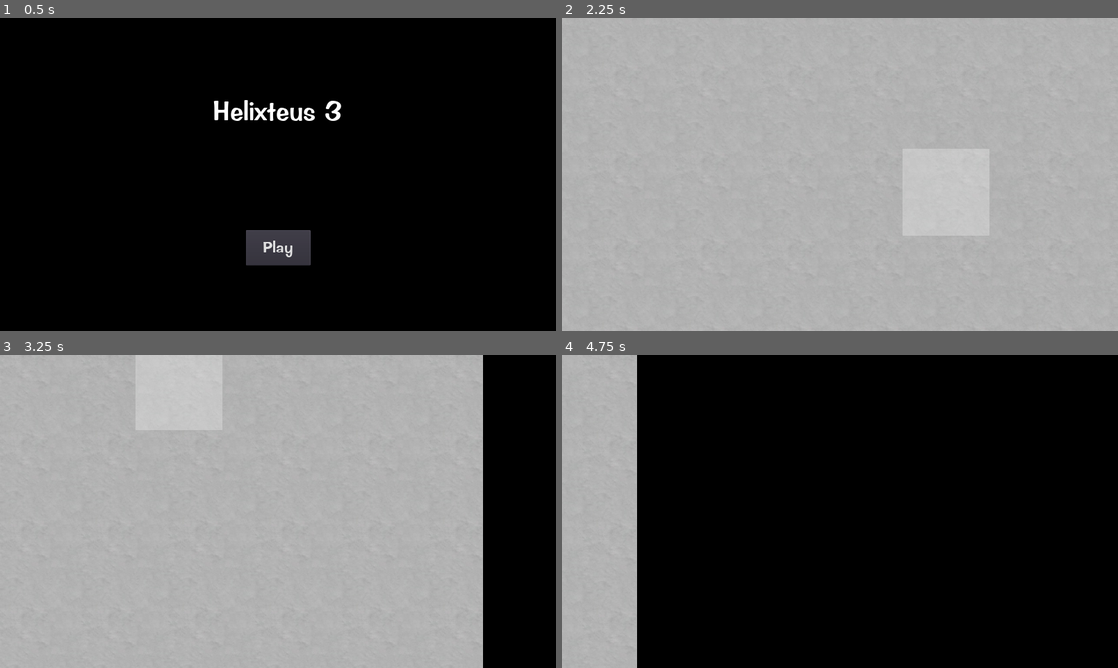
Above: before the commit, frames 1-4 (two rows, left to right).
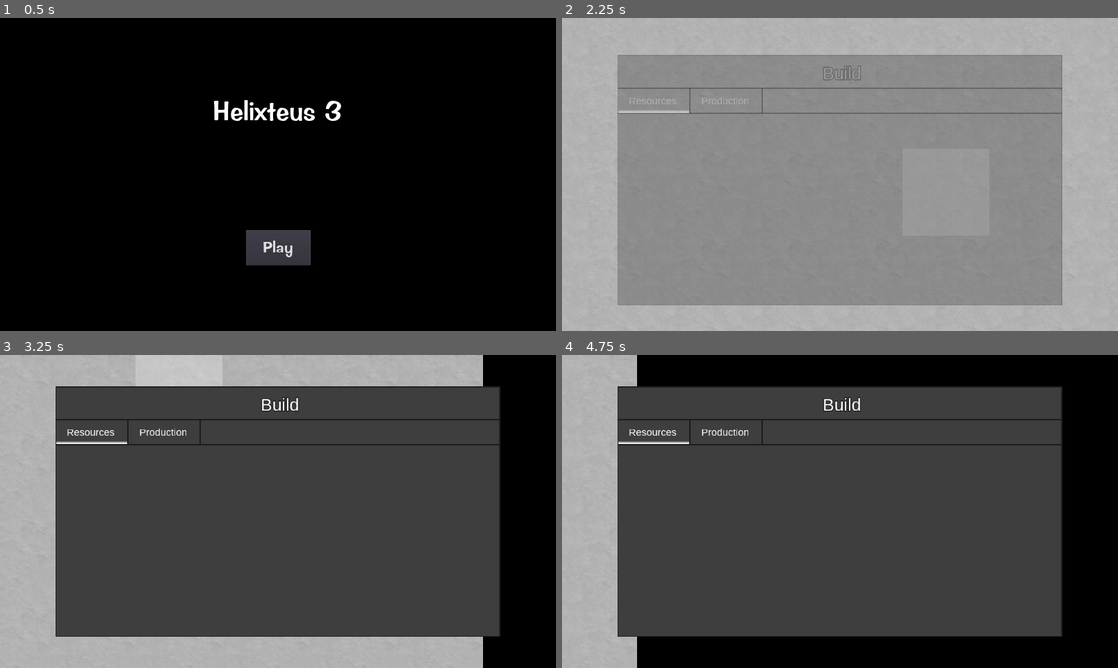
Above: after the commit, the same moments.

Repository: Apple0726/helixteus-3
Game: Godot game, scene res://Scenes/Game.tscn
The game is run twice, just before and just after one commit, with the same random seed, the same clock (stepped at 60 frames per second) and the same inputs.
Inputs (mouse positions are in pixels of both pictures, inside the frame that each line leads up to):
- Up to frame 1 (0.5 s): no input
- Up to frame 2 (2.25 s): click "Play" at 0.5 s; click (650, 105) at 1.27 s; tap Enter at 2 s; move the mouse to (962, 158) at 2.02 s; hold D (ui_right) from 2.03 s (still down); tap C (construct, bound only after the commit) at 2.1 s; click (962, 158) at 2.17 s
- Up to frame 3 (3.25 s): right-click (400, 495) at 2.3 s; move the mouse to (166, 527) at 2.77 s; release D (ui_right) at 2.78 s; hold S (ui_down) from 2.78 s (still down); right-click (166, 527) at 2.85 s; click (166, 527) at 2.92 s; tap C (construct, bound only after the commit) at 3.05 s
- Up to frame 4 (4.75 s): move the mouse to (895, 442) at 3.52 s; release S (ui_down) at 3.53 s; hold D (ui_right) 3.53-4.28 s; tap Mouse wheel down (scroll_down) at 3.6 s; click (895, 442) at 3.67 s; right-click (895, 442) at 3.8 s; move the mouse to (812, 574) at 4.27 s; hold W (ui_up) from 4.28 s (still down); tap Mouse wheel up (scroll_up) at 4.35 s; click (812, 574) at 4.42 s; tap C (construct, bound only after the commit) at 4.55 s

Frame 1 is identical in both runs. In frame 2, 64% of the frame differs, in the area x 10-90%, y 11-92%; in frame 3, 64%; in frame 4, 64%, in the area x 10-90%, y 10-90%.

Commit message:
Various changes

Diff:
--- /dev/null
+++ b/Scenes/Button.gd
@@ -0,0 +1,43 @@
+extends Control
+
+signal button_pressed
+export var strength = 0.1
+export var fade_duration = 0.1
+
+#export var btn_text = ""
+
+# Declare member variables here. Examples:
+# var a = 2
+# var b = "text"
+
+
+# Called when the node enters the scene tree for the first time.
+#func _ready():
+#	var font = $Label.get_font("font")
+#	#print(font.get_string_size($Label.text))
+#	$Label.text = btn_text
+#	$Label.rect_size.x = font.get_string_size($Label.text).x + 5
+#	$Label.rect_position.x = -$Label.rect_size.x / 2.0
+	#$TextureButton.rect_scale =
+
+func _ready():
+	var fade_in = Animation.new()
+	var anim_index = fade_in.add_track(Animation.TYPE_VALUE)
+	fade_in.track_set_path(anim_index, "ColorRect:color")
+	fade_in.track_insert_key(anim_index, 0, Color(1, 1, 1, 0))
+	fade_in.track_insert_key(anim_index, fade_duration, Color(1, 1, 1, strength))
+	fade_in.length = fade_duration
+	$AnimationPlayer.add_animation("FadeIn", fade_in)
+
+func _on_TextureButton_mouse_entered():
+	$AnimationPlayer.play("FadeIn")
+	pass # Replace with function body.
+
+
+func _on_TextureButton_mouse_exited():
+	$AnimationPlayer.play_backwards("FadeIn")
+	pass # Replace with function body.
+
+
+func _on_TextureButton_pressed():
+	emit_signal("button_pressed")
--- /dev/null
+++ b/Scenes/Button.tscn
@@ -0,0 +1,53 @@
+[gd_scene load_steps=3 format=2]
+
+[ext_resource path="res://Scenes/Button.gd" type="Script" id=2]
+
+[sub_resource type="Animation" id=1]
+resource_name = "TileFadeIn"
+length = 0.1
+step = 0.05
+
+[node name="Button" type="Control"]
+script = ExtResource( 2 )
+__meta__ = {
+"_edit_use_anchors_": false
+}
+
+[node name="ColorRect" type="ColorRect" parent="."]
+margin_left = -20.0
+margin_top = -20.0
+margin_right = 20.0
+margin_bottom = 20.0
+rect_pivot_offset = Vector2( 20, 20 )
+color = Color( 1, 1, 1, 0 )
+__meta__ = {
+"_edit_use_anchors_": false
+}
+
+[node name="ColorRect2" type="ColorRect" parent="."]
+visible = false
+margin_left = -20.0
+margin_top = -20.0
+margin_right = 20.0
+margin_bottom = 20.0
+rect_pivot_offset = Vector2( 20, 20 )
+color = Color( 1, 1, 1, 0.360784 )
+__meta__ = {
+"_edit_use_anchors_": false
+}
+
+[node name="TextureButton" type="TextureButton" parent="."]
+margin_left = -20.0
+margin_top = -20.0
+margin_right = 20.0
+margin_bottom = 20.0
+rect_pivot_offset = Vector2( 20, 20 )
+__meta__ = {
+"_edit_use_anchors_": false
+}
+
+[node name="AnimationPlayer" type="AnimationPlayer" parent="."]
+anims/TileFadeIn = SubResource( 1 )
+[connection signal="mouse_entered" from="TextureButton" to="." method="_on_TextureButton_mouse_entered"]
+[connection signal="mouse_exited" from="TextureButton" to="." method="_on_TextureButton_mouse_exited"]
+[connection signal="pressed" from="TextureButton" to="." method="_on_TextureButton_pressed"]
--- /dev/null
+++ b/Scenes/ConstructPanel.gd
@@ -0,0 +1,36 @@
+extends Control
+signal panel_ready
+
+var mouse_in_panel = true
+var tab = "Resources"
+
+func _input(event):
+	if mouse_in_panel and event is InputEventMouseButton and event.is_action_released("right_click"):
+		remove_panel()
+
+func remove_panel():
+	if get_node("../construct_panel") != null:
+		print("remove")
+		self.get_parent().remove_construct_panel()
+
+func _on_Background_mouse_entered():
+	mouse_in_panel = true
+
+
+func _on_Background_mouse_exited():
+	mouse_in_panel = false
+
+
+func _on_ResourcesButton_button_pressed():
+	tab = "Resources"
+	reset_lights()
+
+
+func _on_ProductionButton_button_pressed():
+	tab = "Production"
+	reset_lights()
+
+func reset_lights():
+	for light in $Lights.get_children():
+		light.visible = false
+	$Lights.get_node(tab + "Light").visible = true
--- /dev/null
+++ b/Scenes/ConstructPanel.tscn
@@ -0,0 +1,227 @@
+[gd_scene load_steps=12 format=2]
+
+[ext_resource path="res://Arimo-Regular.ttf" type="DynamicFontData" id=1]
+[ext_resource path="res://Scenes/Button.tscn" type="PackedScene" id=2]
+[ext_resource path="res://Scenes/ConstructPanel.gd" type="Script" id=3]
+
+[sub_resource type="DynamicFont" id=2]
+size = 30
+use_filter = true
+font_data = ExtResource( 1 )
+
+[sub_resource type="Theme" id=3]
+default_font = SubResource( 2 )
+
+[sub_resource type="StyleBoxFlat" id=4]
+bg_color = Color( 0.247059, 0.247059, 0.247059, 1 )
+border_width_left = 3
+border_width_top = 3
+border_width_right = 3
+border_width_bottom = 3
+border_color = Color( 0.137255, 0.137255, 0.137255, 1 )
+
+[sub_resource type="DynamicFont" id=1]
+size = 50
+outline_size = 3
+outline_color = Color( 0.160784, 0.160784, 0.160784, 1 )
+use_filter = true
+font_data = ExtResource( 1 )
+
+[sub_resource type="CanvasItemMaterial" id=5]
+blend_mode = 1
+
+[sub_resource type="Gradient" id=6]
+
+[sub_resource type="GradientTexture" id=7]
+gradient = SubResource( 6 )
+width = 100
+
+[sub_resource type="Animation" id=8]
+resource_name = "FadeIn"
+length = 0.1
+step = 0.05
+tracks/0/type = "value"
+tracks/0/path = NodePath(".:modulate")
+tracks/0/interp = 1
+tracks/0/loop_wrap = true
+tracks/0/imported = false
+tracks/0/enabled = true
+tracks/0/keys = {
+"times": PoolRealArray( 0, 0.1 ),
+"transitions": PoolRealArray( 1, 1 ),
+"update": 0,
+"values": [ Color( 1, 1, 1, 0 ), Color( 1, 1, 1, 1 ) ]
+}
+tracks/1/type = "value"
+tracks/1/path = NodePath(".:rect_position")
+tracks/1/interp = 1
+tracks/1/loop_wrap = true
+tracks/1/imported = false
+tracks/1/enabled = true
+tracks/1/keys = {
+"times": PoolRealArray( 0, 0.1 ),
+"transitions": PoolRealArray( 1, 1 ),
+"update": 0,
+"values": [ Vector2( 0, 20 ), Vector2( 0, 0 ) ]
+}
+
+[node name="ConstructPanel" type="Control"]
+modulate = Color( 1, 1, 1, 0 )
+margin_top = 20.0
+margin_right = 1280.0
+margin_bottom = 740.0
+rect_pivot_offset = Vector2( 640, 360 )
+mouse_filter = 2
+theme = SubResource( 3 )
+script = ExtResource( 3 )
+__meta__ = {
+"_edit_use_anchors_": false
+}
+
+[node name="Background" type="Panel" parent="."]
+margin_right = 1280.0
+margin_bottom = 720.0
+custom_styles/panel = SubResource( 4 )
+__meta__ = {
+"_edit_use_anchors_": false
+}
+
+[node name="TitleText" type="Label" parent="."]
+margin_left = 589.603
+margin_top = 24.0
+margin_right = 700.603
+margin_bottom = 87.0002
+custom_fonts/font = SubResource( 1 )
+custom_colors/font_color = Color( 1, 1, 1, 1 )
+text = "Build"
+__meta__ = {
+"_edit_use_anchors_": false
+}
+
+[node name="Buttons" type="Control" parent="."]
+margin_right = 40.0
+margin_bottom = 40.0
+__meta__ = {
+"_edit_use_anchors_": false
+}
+
+[node name="ResourcesButton" parent="Buttons" instance=ExtResource( 2 )]
+margin_left = 104.224
+margin_top = 132.065
+margin_right = 104.224
+margin_bottom = 132.065
+rect_scale = Vector2( 5.1, 1.72 )
+strength = 0.05
+fade_duration = 0.05
+
+[node name="ProductionButton" parent="Buttons" instance=ExtResource( 2 )]
+margin_left = 311.862
+margin_top = 132.065
+margin_right = 311.862
+margin_bottom = 132.065
+rect_scale = Vector2( 5.115, 1.72 )
+strength = 0.05
+fade_duration = 0.05
+
+[node name="Texts" type="Control" parent="."]
+margin_right = 40.0
+margin_bottom = 40.0
+__meta__ = {
+"_edit_use_anchors_": false
+}
+
+[node name="ResourcesText" type="Label" parent="Texts"]
+margin_left = 32.0
+margin_top = 114.574
+margin_right = 177.0
+margin_bottom = 149.574
+text = "Resources"
+__meta__ = {
+"_edit_use_anchors_": false
+}
+
+[node name="ProductionText" type="Label" parent="Texts"]
+margin_left = 241.147
+margin_top = 114.574
+margin_right = 386.147
+margin_bottom = 149.574
+text = "Production"
+__meta__ = {
+"_edit_use_anchors_": false
+}
+
+[node name="Lights" type="Control" parent="."]
+margin_right = 40.0
+margin_bottom = 40.0
+__meta__ = {
+"_edit_use_anchors_": false
+}
+
+[node name="ResourcesLight" type="TextureRect" parent="Lights"]
+material = SubResource( 5 )
+margin_left = 53.7375
+margin_top = 141.831
+margin_right = 153.738
+margin_bottom = 181.831
+rect_rotation = 90.0
+rect_scale = Vector2( 0.1, 5.1 )
+rect_pivot_offset = Vector2( 50, 20 )
+texture = SubResource( 7 )
+stretch_mode = 1
+__meta__ = {
+"_edit_use_anchors_": false
+}
+
+[node name="ProductionLight" type="TextureRect" parent="Lights"]
+visible = false
+material = SubResource( 5 )
+margin_left = 262.204
+margin_top = 141.831
+margin_right = 362.204
+margin_bottom = 181.831
+rect_rotation = 90.0
+rect_scale = Vector2( 0.1, 5.168 )
+rect_pivot_offset = Vector2( 50, 20 )
+texture = SubResource( 7 )
+stretch_mode = 1
+__meta__ = {
+"_edit_use_anchors_": false
+}
+
+[node name="Lines" type="Control" parent="."]
+margin_right = 40.0
+margin_bottom = 40.0
+__meta__ = {
+"_edit_use_anchors_": false
+}
+
+[node name="Line2D" type="Line2D" parent="Lines"]
+position = Vector2( 104, 96 )
+points = PoolVector2Array( -104, 1.52588e-05, 1176, 1.52588e-05 )
+width = 3.0
+default_color = Color( 0.117647, 0.117647, 0.117647, 1 )
+
+[node name="Line2D2" type="Line2D" parent="Lines"]
+position = Vector2( 104, 168 )
+points = PoolVector2Array( -104, 0, 1176, 0 )
+width = 3.0
+default_color = Color( 0.117647, 0.117647, 0.117647, 1 )
+
+[node name="Line2D3" type="Line2D" parent="Lines"]
+position = Vector2( -64, -40 )
+points = PoolVector2Array( 272, 136, 272, 208 )
+width = 3.0
+default_color = Color( 0.117647, 0.117647, 0.117647, 1 )
+
+[node name="Line2D4" type="Line2D" parent="Lines"]
+position = Vector2( 144, -40 )
+points = PoolVector2Array( 272, 136, 272, 208 )
+width = 3.0
+default_color = Color( 0.117647, 0.117647, 0.117647, 1 )
+
+[node name="AnimationPlayer" type="AnimationPlayer" parent="."]
+anims/FadeIn = SubResource( 8 )
+[connection signal="mouse_entered" from="Background" to="." method="_on_Background_mouse_entered"]
+[connection signal="mouse_exited" from="Background" to="." method="_on_Background_mouse_exited"]
+[connection signal="button_pressed" from="Buttons/ResourcesButton" to="." method="_on_ResourcesButton_button_pressed"]
+[connection signal="button_pressed" from="Buttons/ProductionButton" to="." method="_on_ProductionButton_button_pressed"]
--- /dev/null
+++ b/Scenes/FadeAnimation.tscn
@@ -0,0 +1,21 @@
+[gd_scene load_steps=2 format=2]
+
+[sub_resource type="Animation" id=1]
+resource_name = "TileFadeIn"
+length = 0.1
+step = 0.05
+tracks/0/type = "value"
+tracks/0/path = NodePath("ColorRect:color")
+tracks/0/interp = 1
+tracks/0/loop_wrap = true
+tracks/0/imported = false
+tracks/0/enabled = true
+tracks/0/keys = {
+"times": PoolRealArray( 0, 0.1 ),
+"transitions": PoolRealArray( 1, 1 ),
+"update": 0,
+"values": [ Color( 1, 1, 1, 0 ), Color( 1, 1, 1, 0.258824 ) ]
+}
+
+[node name="AnimationPlayer" type="AnimationPlayer"]
+anims/TileFadeIn = SubResource( 1 )
--- a/Scenes/Game.tscn
+++ b/Scenes/Game.tscn
@@ -7,4 +7,9 @@
 script = ExtResource( 2 )
 
 [node name="Title" parent="." instance=ExtResource( 1 )]
+
+[node name="Timer" type="Timer" parent="."]
+wait_time = 0.1
+one_shot = true
 [connection signal="start_game" from="Title" to="." method="_load_game"]
+[connection signal="timeout" from="Timer" to="." method="_on_Timer_timeout"]
--- a/Scenes/Tile.tscn
+++ b/Scenes/Tile.tscn
@@ -2,23 +2,7 @@
 
 [ext_resource path="res://Tiles/3.jpg" type="Texture" id=1]
 [ext_resource path="res://Scripts/Tile.gd" type="Script" id=2]
-
-[sub_resource type="Animation" id=1]
-resource_name = "TileFadeIn"
-length = 0.1
-step = 0.05
-tracks/0/type = "value"
-tracks/0/path = NodePath("ColorRect:color")
-tracks/0/interp = 1
-tracks/0/loop_wrap = true
-tracks/0/imported = false
-tracks/0/enabled = true
-tracks/0/keys = {
-"times": PoolRealArray( 0, 0.1 ),
-"transitions": PoolRealArray( 1, 1 ),
-"update": 0,
-"values": [ Color( 1, 1, 1, 0 ), Color( 1, 1, 1, 0.258824 ) ]
-}
+[ext_resource path="res://Scenes/Button.tscn" type="PackedScene" id=3]
 
 [node name="Tile" type="Node2D"]
 script = ExtResource( 2 )
@@ -26,28 +10,7 @@
 [node name="Sprite" type="Sprite" parent="."]
 texture = ExtResource( 1 )
 
-[node name="TextureButton" type="TextureButton" parent="."]
-margin_left = -100.0
-margin_top = -100.0
-margin_right = 100.0
-margin_bottom = 100.0
-__meta__ = {
-"_edit_use_anchors_": false
-}
-
-[node name="ColorRect" type="ColorRect" parent="."]
-margin_left = -100.0
-margin_top = -100.0
-margin_right = 100.0
-margin_bottom = 100.0
-mouse_filter = 2
-color = Color( 1, 1, 1, 0 )
-__meta__ = {
-"_edit_use_anchors_": false
-}
-
-[node name="AnimationPlayer" type="AnimationPlayer" parent="."]
-anims/TileFadeIn = SubResource( 1 )
-[connection signal="mouse_entered" from="TextureButton" to="." method="_on_TextureButton_mouse_entered"]
-[connection signal="mouse_exited" from="TextureButton" to="." method="_on_TextureButton_mouse_exited"]
-[connection signal="pressed" from="TextureButton" to="." method="_on_TextureButton_pressed"]
+[node name="Button" parent="." instance=ExtResource( 3 )]
+rect_scale = Vector2( 5, 5 )
+strength = 0.25
+fade_duration = 0.1
--- a/Scripts/Game.gd
+++ b/Scripts/Game.gd
@@ -1,9 +1,13 @@
 extends Node2D
 
 onready var planet_tiles_scene = preload("res://Scenes/Planet.tscn")
+onready var construct_panel_scene = preload("res://Scenes/ConstructPanel.tscn")
+onready var construct_panel:Control = construct_panel_scene.instance()
 
 func _ready():
-	pass # Replace with function body.
+	construct_panel.name = "construct_panel"
+	#construct_panel.rect_position = Vector2(640, 360)
+	construct_panel.rect_scale = Vector2(0.8, 0.8)
 
 
 func _load_game():
@@ -11,3 +15,25 @@
 	self.remove_child($Title)
 	var planet_tiles = planet_tiles_scene.instance()
 	self.add_child(planet_tiles)
+	self.add_child(construct_panel)
+	construct_panel.visible = false
+
+func _input(event):
+	if Input.is_action_just_released("construct"):
+		if not get_node("construct_panel").visible:
+			add_construct_panel()
+			print("A")
+		else:
+			remove_construct_panel()
+
+func add_construct_panel():
+	construct_panel.visible = true
+	get_node("construct_panel/AnimationPlayer").play("FadeIn")
+
+func remove_construct_panel():
+	get_node("construct_panel/AnimationPlayer").play_backwards("FadeIn")
+	$Timer.start()
+
+func _on_Timer_timeout():
+	construct_panel.visible = false
+	print("removed")
--- a/Scripts/Planet.gd
+++ b/Scripts/Planet.gd
@@ -1,5 +1,6 @@
 extends KinematicBody2D
 onready var tile = preload("res://Scenes/Tile.tscn")
+
 
 #Variables for smoothly moving the tiles
 var acceleration = 90
@@ -15,6 +16,7 @@
 		tileMC.position = Vector2((i % wid) * 200, floor(i / wid) * 200)
 		self.add_child(tileMC)
 		tileMC.tile_ID = i
+
 
 #Variables for zooming smoothly
 const ZOOM_FACTOR = 1.1
--- a/Scripts/Tile.gd
+++ b/Scripts/Tile.gd
@@ -1,21 +1,5 @@
 extends Node2D
-
 
 var tile_ID
 func _ready():
 	pass # Replace with function body.
-
-
-
-func _on_TextureButton_pressed():
-	print("tile pressed", tile_ID)
-
-
-func _on_TextureButton_mouse_entered():
-	$AnimationPlayer.play("TileFadeIn")
-	pass # Replace with function body.
-
-
-func _on_TextureButton_mouse_exited():
-	$AnimationPlayer.play_backwards("TileFadeIn")
-	pass # Replace with function body.
--- a/project.godot
+++ b/project.godot
@@ -63,6 +63,16 @@
 "events": [ Object(InputEventMouseButton,"resource_local_to_scene":false,"resource_name":"","device":0,"alt":false,"shi …(212 unchanged characters)…
  ]
 }
+construct={
+"deadzone": 0.5,
+"events": [ Object(InputEventKey,"resource_local_to_scene":false,"resource_name":"","device":0,"alt":false,"shift":false,"control":false,"meta":false,"command":false,"pressed":false,"scancode":67,"unicode":0,"echo":false,"script":null)
+ ]
+}
+right_click={
+"deadzone": 0.5,
+"events": [ Object(InputEventMouseButton,"resource_local_to_scene":false,"resource_name":"","device":0,"alt":false,"shift":false,"control":false,"meta":false,"command":false,"button_mask":0,"position":Vector2( 0, 0 ),"global_position":Vector2( 0, 0 ),"factor":1.0,"button_index":2,"pressed":false,"doubleclick":false,"script":null)
+ ]
+}
 
 [rendering]
 
Binary file added: Arimo-Regular.ttf
